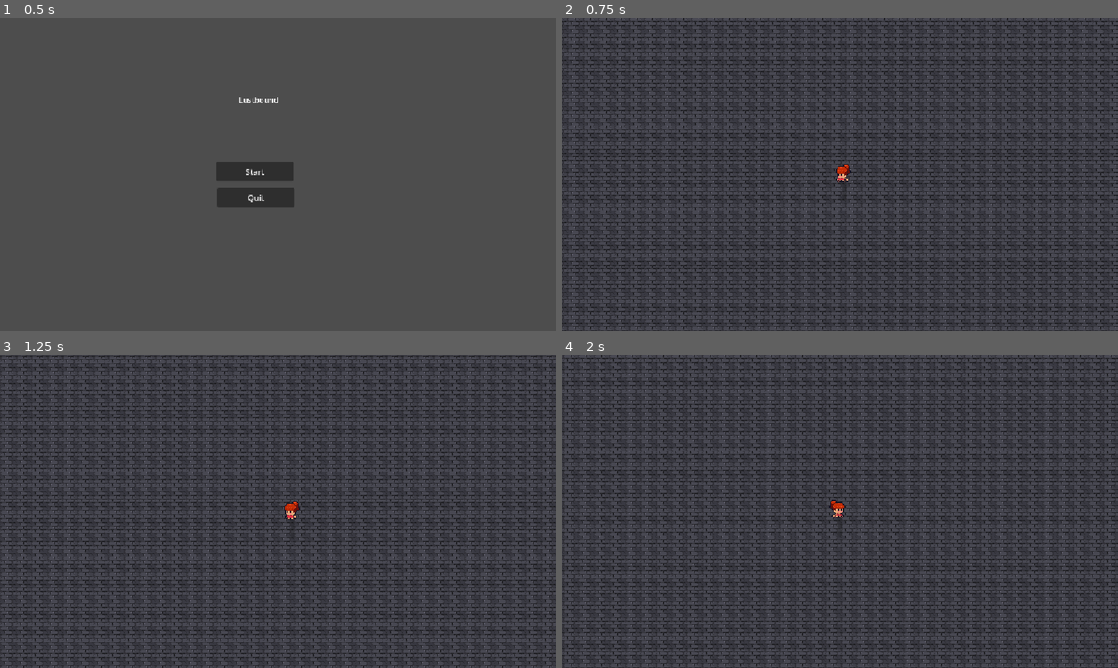
Above: before the commit, frames 1-4 (two rows, left to right).
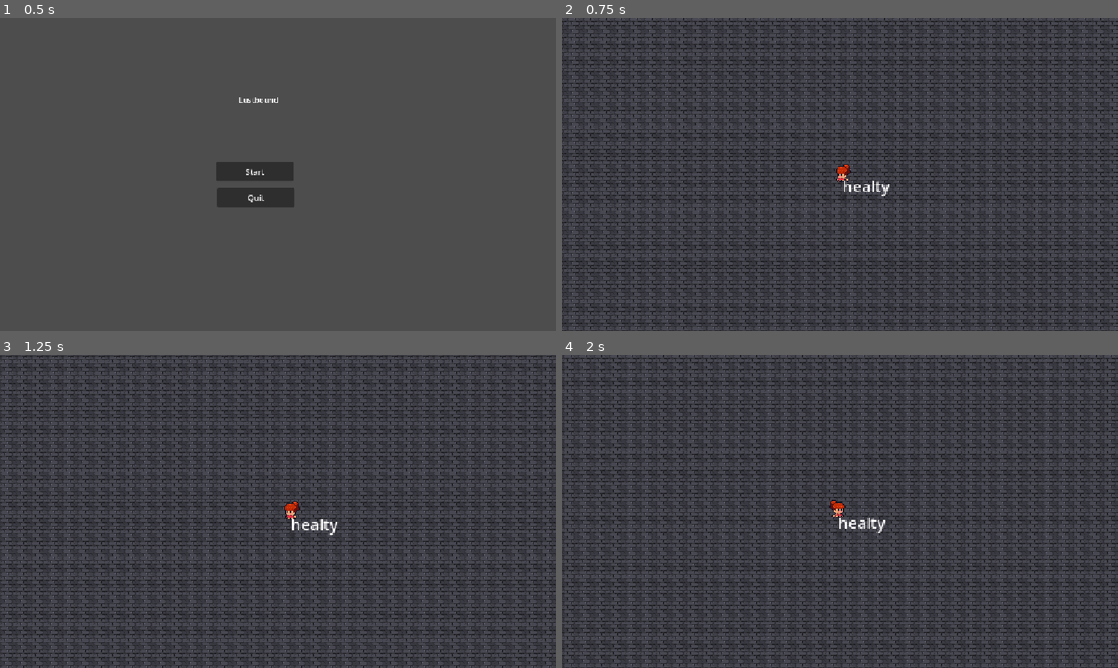
Above: after the commit, the same moments.

Repository: CL4-Bisk/cmsc197-GDD---MP2
Game: Godot game, scene res://scenes/menu/main_menu.tscn
The game is run twice, just before and just after one commit, with the same random seed, the same clock (stepped at 60 frames per second) and the same inputs.
Inputs (mouse positions are in pixels of both pictures, inside the frame that each line leads up to):
- Up to frame 1 (0.5 s): no input
- Up to frame 2 (0.75 s): click "Start" at 0.5 s
- Up to frame 3 (1.25 s): no input
- Up to frame 4 (2 s): move the mouse to (851, 514) at 1.27 s; tap Space (charm) at 1.35 s; click (851, 514) at 1.42 s

Frame 1 is identical in both runs. In frame 2, 0.1% of the frame differs, in the area x 50-59%, y 52-57%; in frame 3, 0.2%; in frame 4, 0.2%, in the area x 49-59%, y 52-57%.

Commit message:
chore: added a starvation feature for the player

Diff:
--- a/project.godot
+++ b/project.godot
@@ -17,7 +17,6 @@
 
 [display]
 
-window/size/mode=4
 window/size/minimize_disabled=true
 window/size/maximize_disabled=true
 window/stretch/mode="canvas_items"
--- a/scenes/player/player.gd
+++ b/scenes/player/player.gd
@@ -6,17 +6,22 @@
 signal level_upped
 
 const AURA_SIZE : int = 40.0
+const STARVATION_DURATION: float = 10.0
+const STARVATION_THRESHOLD: float = 0.0
 @onready var state_machine: StateMachine = $StateMachine
 @onready var charm_zone: CollisionShape2D = $Charm/Zone
 @onready var feed_zone: Area2D = $Feed
 @onready var check: RayCast2D = $Check
 @onready var demon_timer: Timer = $DemonTimer
 @onready var censor: ColorRect = $Censor
+@onready var starve_timer: Timer = $StarveTimer
 
 @onready var anim: AnimationPlayer = $AnimationPlayer
 @onready var sprite: Sprite2D = $Sprite2D
 @onready var nav2d: NavigationObstacle2D = $Nav2D
 @onready var hit_box: CollisionShape2D = $HitBox
+
+@onready var status_ind: Label = $Status
 
 @export var move_speed : float = 250.0
 @export var charm_power : Dictionary[int, float] = {
@@ -38,6 +43,7 @@
 var lustful : bool = false
 var is_mouse_inside : bool = false
 var spd_mult : float = 1.0
+var is_starving : bool = false
 
 func _ready() -> void:
 	state_machine.handler = self
@@ -47,6 +53,9 @@
 	state_machine.register_state(&"lust", SucccubiStates.Lustful)
 	state_machine.register_state(&"dead", SucccubiStates.Subjugated)
 	state_machine.register_state(&"hit", SucccubiStates.Hit)
+
+	starve_timer.wait_time = 0.1
+	starve_timer.timeout.connect(_on_starve_timer_tick)
 
 	state_machine.change(&"normal")
 	state_machine._process_pending()
@@ -77,8 +86,29 @@
 	(charm_zone.shape as CircleShape2D).radius = life_force
 	move_and_slide()
 
+	check_starvation()
+
 	print("player level: ", level)
 	print("life force count: ", life_force - AURA_SIZE)
+	if is_starving:
+		status_ind.text = "HuNgRy"
+	else:
+		status_ind.text = "healty"
+
+func check_starvation() -> void:
+	if life_force <= STARVATION_THRESHOLD and not is_starving:
+		is_starving = true
+		starve_timer.start()
+	if life_force > STARVATION_THRESHOLD and is_starving:
+		is_starving = false
+		starve_timer.stop()
+
+func _on_starve_timer_tick() -> void:
+	life_force -= (life_force + AURA_SIZE) * 0.1
+	if life_force <= -AURA_SIZE:
+		starve_timer.stop()
+		player_dead.emit()
+		state_machine.change(&"dead")
 
 func _unhandled_input(event: InputEvent) -> void:
 	if event.is_action_pressed(&"feed") and \
@@ -156,3 +186,7 @@
 func _on_player_dead() -> void:
 	await get_tree().create_timer(2.0).timeout
 	get_tree().change_scene_to_file("res://scenes/menu/game_over.tscn")
+
+func stop_starve() -> void:
+	is_starving = false
+	starve_timer.stop()
--- a/scenes/player/player.tscn
+++ b/scenes/player/player.tscn
@@ -176,6 +176,7 @@
 libraries/ = SubResource("AnimationLibrary_p47bc")
 
 [node name="Nav2D" type="NavigationObstacle2D" parent="." unique_id=1563589754]
+visible = false
 radius = 5.0
 affect_navigation_mesh = true
 carve_navigation_mesh = true
@@ -183,6 +184,9 @@
 [node name="DemonTimer" type="Timer" parent="." unique_id=1676745639]
 wait_time = 10.0
 one_shot = true
+
+[node name="StarveTimer" type="Timer" parent="." unique_id=1894557622]
+wait_time = 0.1
 
 [node name="HitBox" type="CollisionShape2D" parent="." unique_id=906811026]
 z_index = 2
@@ -238,8 +242,12 @@
 grow_horizontal = 2
 grow_vertical = 2
 
+[node name="Status" type="Label" parent="." unique_id=1845138907]
+offset_right = 40.0
+offset_bottom = 23.0
+
+[connection signal="level_upped" from="." to="HUD" method="play_level_up"]
 [connection signal="player_dead" from="." to="." method="_on_player_dead"]
-[connection signal="level_upped" from="." to="HUD" method="play_level_up"]
 [connection signal="xp_changed" from="." to="HUD" method="update_player_ui"]
 [connection signal="timeout" from="DemonTimer" to="." method="end_demon_time"]
 [connection signal="body_entered" from="Charm" to="." method="_on_charm" binds= [true]]
